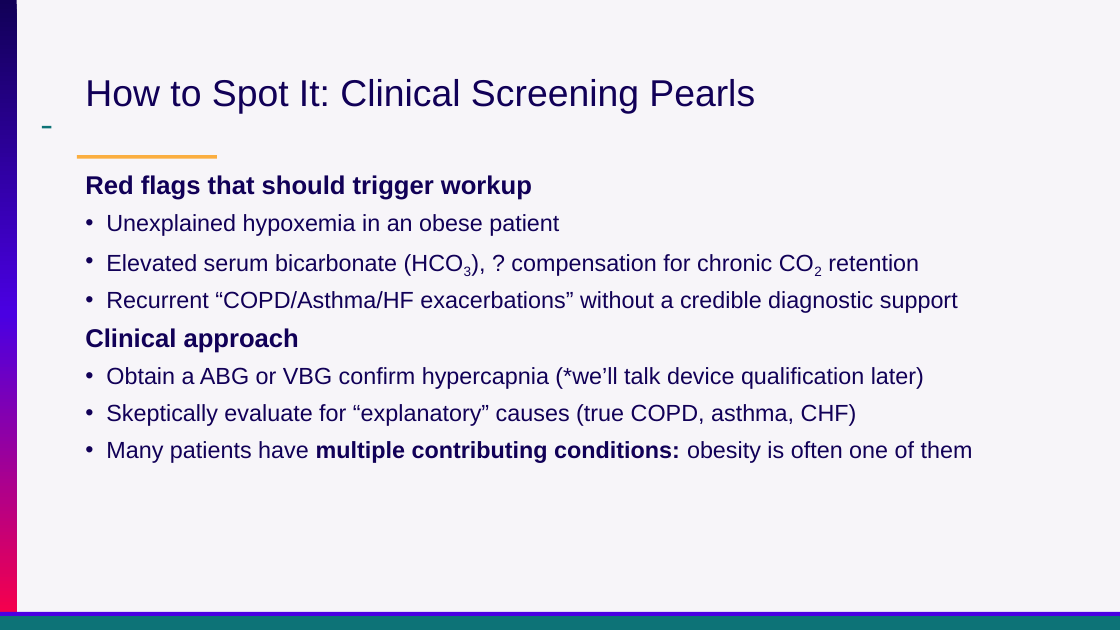
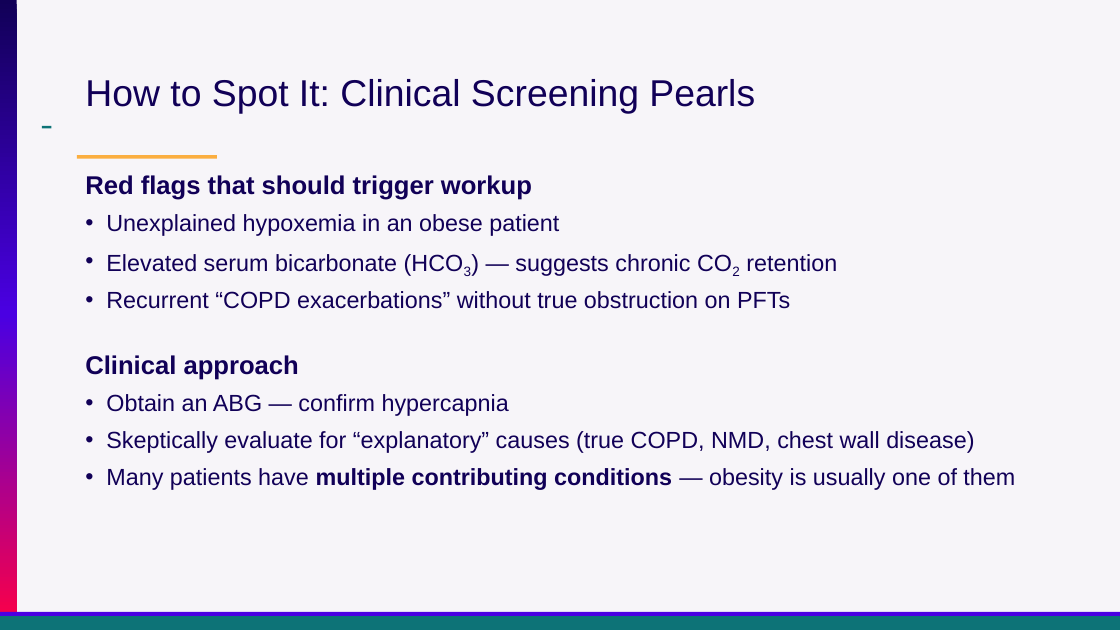
Before and after one commit to reblocke/clinical_talks, a slide deck: slide 21 of archive/Presentations/Locke Utah ACP OHS 2026.pptx (slide 13 before the commit). Drawn at 1120x630 pixels with LibreOffice and Linux fonts; fonts in the diff are those of the drawing. Boxes give left, top, right and bottom in pixels: in the first picture for what was removed or moved away, otherwise in the second. Text is boxed around its words. In the diff, an @@ line names an element or a change of style, - is before the commit and + after.

```diff
--- a/archive/Presentations/Locke Utah ACP OHS 2026.pptx
+++ b/archive/Presentations/Locke Utah ACP OHS 2026.pptx
@@ text at <box>106,254,837,309</box>: text changed @@
-• Elevated serum bicarbonate (HCO3), ? compensation for chronic CO2 retention
-• Recurrent “COPD/Asthma/HF exacerbations” without a credible diagnostic support
+• Elevated serum bicarbonate (HCO3) — suggests chronic CO2 retention
+• Recurrent “COPD exacerbations” without true obstruction on PFTs
@@ text at <box>106,394,1015,490</box>: text changed @@
-• Obtain a ABG or VBG confirm hypercapnia (*we’ll talk device qualification later)
-• Skeptically evaluate for “explanatory” causes (true COPD, asthma, CHF)
-• Many patients have multiple contributing conditions: obesity is often one of them
+• Obtain an ABG — confirm hypercapnia
+• Skeptically evaluate for “explanatory” causes (true COPD, NMD, chest wall disease)
+• Many patients have multiple contributing conditions — obesity is usually one of them
```
Also in this commit, not shown: 25 other slides changed, 7 slides added, 8 slides removed, 1 other file.
